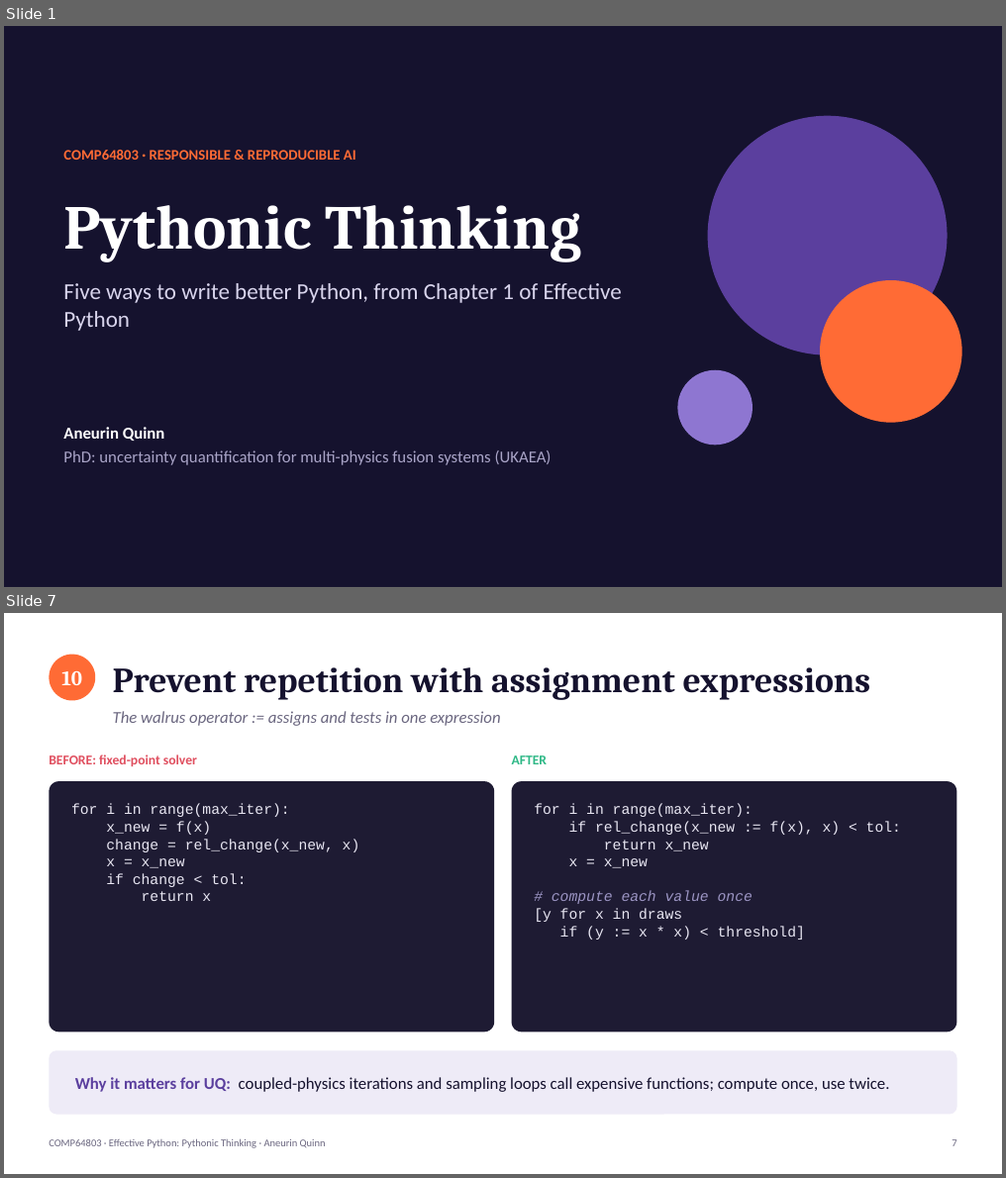
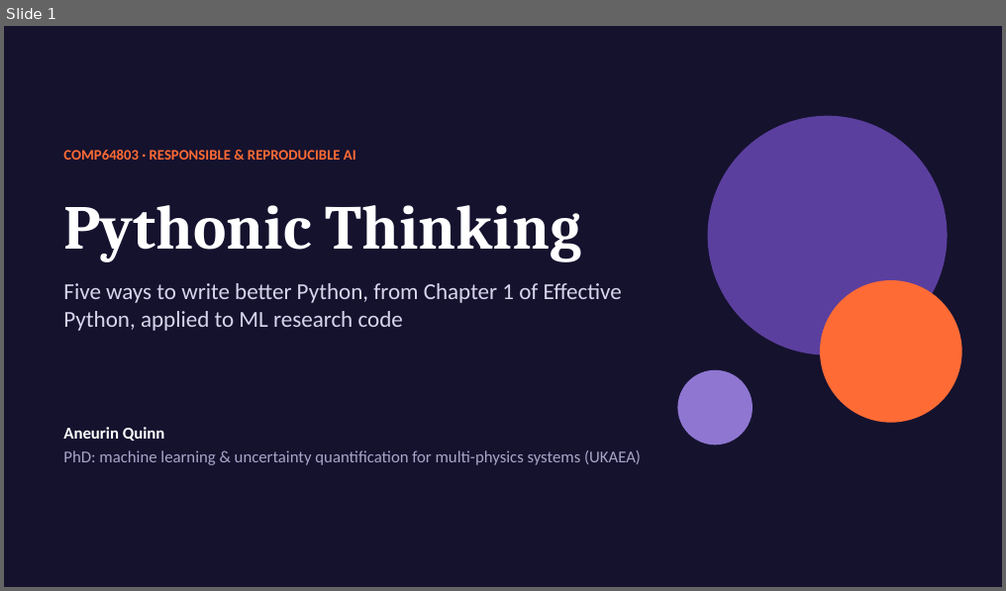
Before and after one commit to mingfeisun/COMP64803-Responsible-Reproducible-AI, a slide deck: cohort-2026/Aneurin_Quinn/Effective_Python/Pythonic_Thinking_AQ.pptx. Shown one above the other, each under a label of ours: slides 1 and 7 before the commit, slide 1 after it; the slides between them are not shown. The pictures are 1006x1178 and 1006x591 pixels, drawn with LibreOffice and Linux fonts; fonts in the diff are those of the drawing. Boxes give left, top, right and bottom in pixels: in the first picture for what was removed or moved away, otherwise in the second. Text is boxed around its words. In the diff, an @@ line names an element or a change of style, - is before the commit and + after.

```diff
--- a/cohort-2026/Aneurin_Quinn/Effective_Python/Pythonic_Thinking_AQ.pptx
+++ b/cohort-2026/Aneurin_Quinn/Effective_Python/Pythonic_Thinking_AQ.pptx
@@ slide 7 removed at [4, 613, 1002, 1174], background #FFFFFF @@
@@ ellipse removed at [49, 655, 95, 700] @@
-10
@@ text removed at [113, 667, 871, 700] @@
-Prevent repetition with assignment expressions
@@ text removed at [113, 711, 500, 726] @@
-The walrus operator := assigns and tests in one expression
@@ text removed at [49, 755, 197, 766] @@
-BEFORE: fixed-point solver
@@ text removed at [512, 756, 548, 764] @@
-AFTER
@@ rounded rectangle removed at [49, 781, 494, 1032] @@
@@ rounded rectangle removed at [512, 781, 957, 1032] @@
@@ text removed at [71, 803, 360, 901] @@
-for i in range(max_iter):
-x_new = f(x)
-change = rel_change(x_new, x)
-x = x_new
-if change < tol:
-return x
@@ text removed at [534, 803, 901, 940] @@
-for i in range(max_iter):
-if rel_change(x_new := f(x), x) < tol:
-return x_new
-x = x_new
-# compute each value once
-[y for x in draws
-if (y := x * x) < threshold]
@@ rounded rectangle removed at [49, 1051, 957, 1115] @@
@@ text removed at [75, 1077, 889, 1092] @@
-Why it matters for UQ: coupled-physics iterations and sampling loops call expensive functions; compute once, use twice.
@@ text removed at [49, 1140, 326, 1149] @@
-COMP64803 · Effective Python: Pythonic Thinking · Aneurin Quinn
@@ text removed at [951, 1140, 956, 1147] @@
-7
@@ slide 1 changed as well @@
@@ text at [63, 283, 622, 331]: text changed @@
-Five ways to write better Python, from Chapter 1 of Effective Python
+Five ways to write better Python, from Chapter 1 of Effective Python, applied to ML research code
@@ text at [63, 451, 641, 466]: text changed @@
-PhD: uncertainty quantification for multi-physics fusion systems (UKAEA)
+PhD: machine learning & uncertainty quantification for multi-physics systems (UKAEA)
```
Also in this commit, not shown: 7 other slides changed, 2 slides added, 1 other slide removed, 8 other files.
